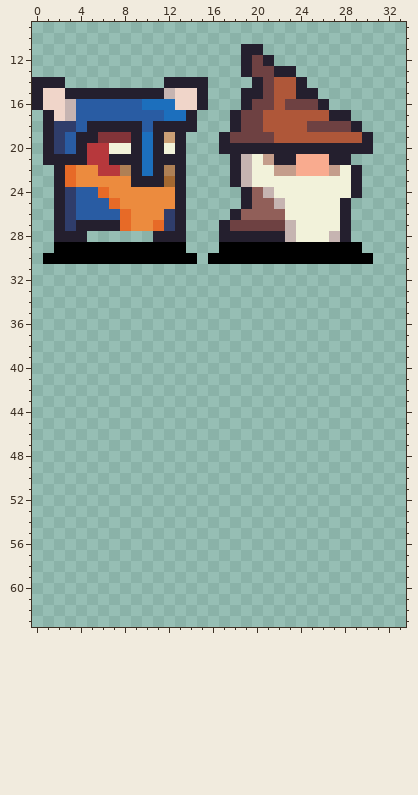
One commit to this pixel-art file: Assets/Sprites/Players.aseprite. The picture above was drawn from the file before the commit.
64x64 pixels, 1 frame. Shown: x 0..33, y 9..63.
After:
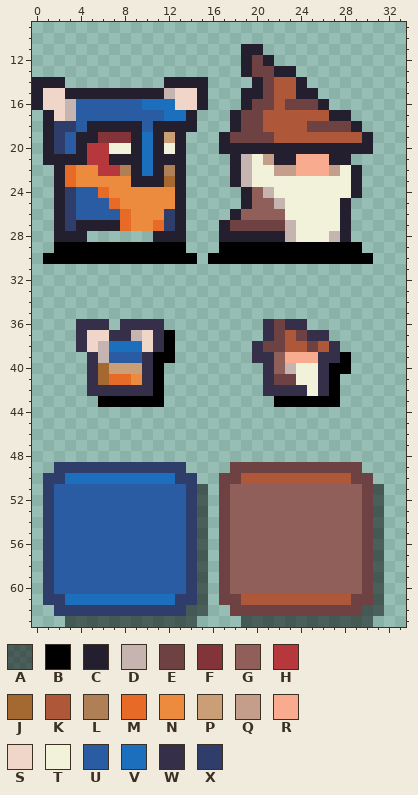
Palette (. is transparent): A #0000007f  B #000000  C #241f2e  D #c6b4b1  E #6e4142  F #823439  G #915f59  H #b7383c  J #a46831  K #af5739  L #af8055  M #e76a27  N #ec8b3e  P #cb9f76  Q #c49d8b  R #f9ab8f  S #f0d5c9  T #f2f2da  U #295ca3  V #1c6fbd  W #352f49  X #2f3d6b
What changed:
Layer "Heros":
The author put colour A in rows 51 to 61 at x 15 and 31; in row 62 at x 14 to 15 and 30 to 31; in row 63 at x 3 to 14 and 19 to 30.
The author put colour B in rows 37 to 38 at x 12; in row 39 at x 11 to 12 and 28; in row 40 at x 11 and 27 to 28; in rows 41 to 42 at x 11 and 27; in row 43 at x 6 to 11 and 22 to 27.
The author put colour D in row 37 at x 9; in rows 38 to 39 at x 6; in row 40 at x 23.
The author put colour E in row 36 at x 22; in row 37 at x 22 and 24; in row 38 at x 21 to 22 and 25; in row 41 at x 22 to 23; in row 49 at x 18 to 29; in row 50 at x 17 to 18 and 29 to 30.
The author put colour E in rows 51 to 60 at x 17 and 30; in row 61 at x 17 to 18 and 29 to 30; in row 62 at x 18 to 29.
The author put colour G in rows 39 to 40 at x 22; in rows 51 to 60 at x 18 to 29.
The author put colour J in rows 40 to 41 at x 6.
The author put colour K in row 37 at x 23; in row 38 at x 23 to 24 and 26; in row 50 at x 19 to 28; in row 61 at x 19 to 28.
The author put colour M in row 41 at x 7 to 8.
The author put colour N in row 41 at x 9.
The author put colour P in row 40 at x 7 to 9.
The author put colour R in row 39 at x 23 to 25.
The author put colour S in row 37 at x 5 to 6 and 10; in row 38 at x 5 and 10.
The author put colour T in rows 40 to 41 at x 24 to 25; in row 42 at x 25.
The author put colour U in row 39 at x 7 to 9; in rows 51 to 60 at x 2 to 13.
The author put colour V in row 38 at x 7 to 9; in row 50 at x 3 to 12; in row 61 at x 3 to 12.
The author put colour W in row 36 at x 4 to 6, 8 to 11, 21 and 23 to 24; in row 37 at x 4, 7 to 8, 11, 21 and 25 to 26; in row 38 at x 4, 11, 20 and 27; in row 39 at x 5, 10, 20 to 21 and 26 to 27; in rows 40 to 41 at x 5, 10, 21 and 26; in row 42 at x 5 to 10, 21 to 24 and 26.
The author put colour X in row 49 at x 2 to 13; in row 50 at x 1 to 2 and 13 to 14; in rows 51 to 60 at x 1 and 14; in row 61 at x 1 to 2 and 13 to 14; in row 62 at x 2 to 13.
Pixel boxes of the changes (left, top, right, bottom) in both pictures:
added: (76, 319, 175, 407)
added: (252, 319, 351, 407)
added: (43, 462, 384, 627)
